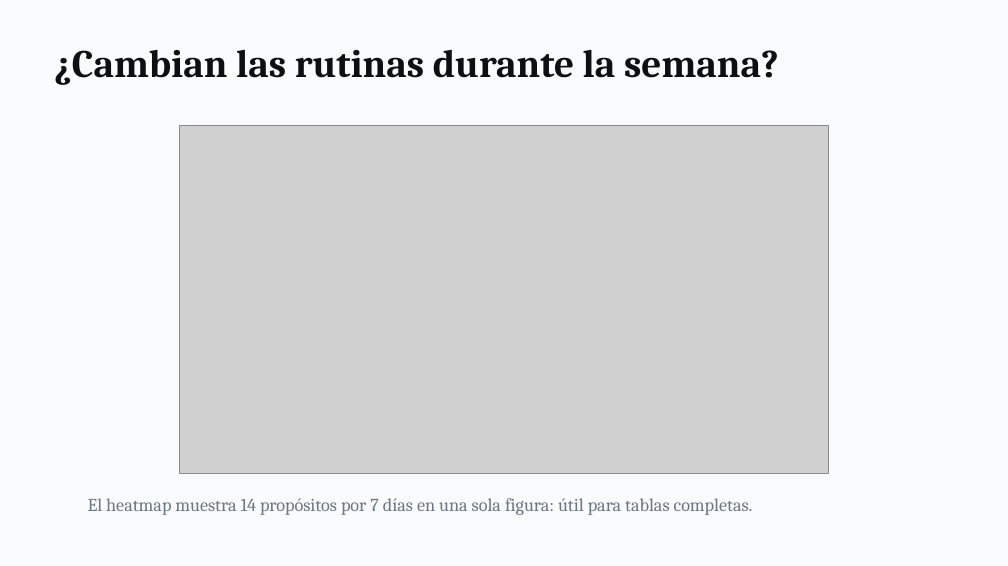
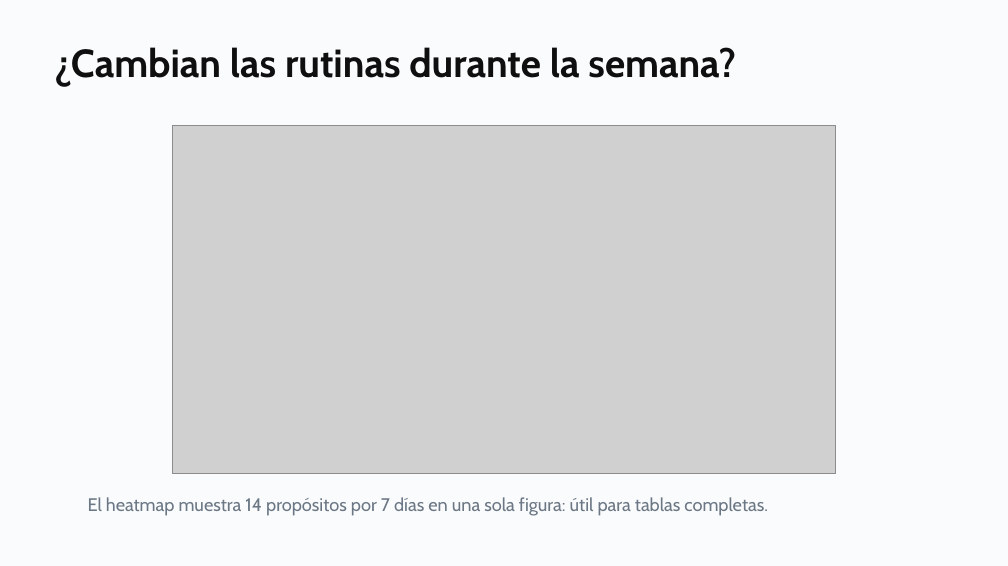
Before and after one commit to daniopitz/cienciadatos, a slide deck: slide 24 of presentaciones/clase02_pandas_eda.pptx (slide 22 before the commit). Drawn at 1008x566 pixels with LibreOffice and Linux fonts; fonts in the diff are those of the drawing; grey boxes stand for pictures. Boxes give left, top, right and bottom in pixels: in the first picture for what was removed or moved away, otherwise in the second. Text is boxed around its words. In the diff, an @@ line names an element or a change of style, - is before the commit and + after.

```diff
--- a/presentaciones/clase02_pandas_eda.pptx
+++ b/presentaciones/clase02_pandas_eda.pptx
@@ text "¿Cambian las rutinas durante la ..." at box(54, 47, 736, 87): font Cambria to Cabin @@
@@ picture: place and size @@
-picture at box(179, 126, 828, 474)
+picture at box(172, 126, 836, 474)
@@ text "El heatmap muestra 14 propósitos ..." at box(88, 497, 768, 516): font Cambria to Cabin @@
```
Also in this commit, not shown: 22 other slides changed, 3 slides added, 1 slide removed, 3 other files.
